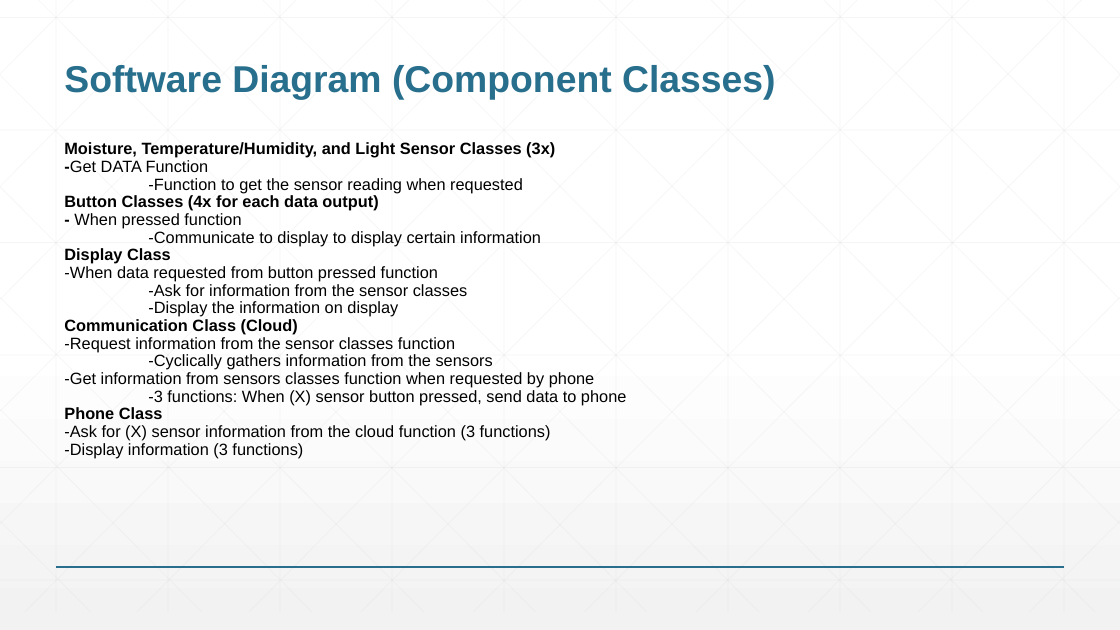
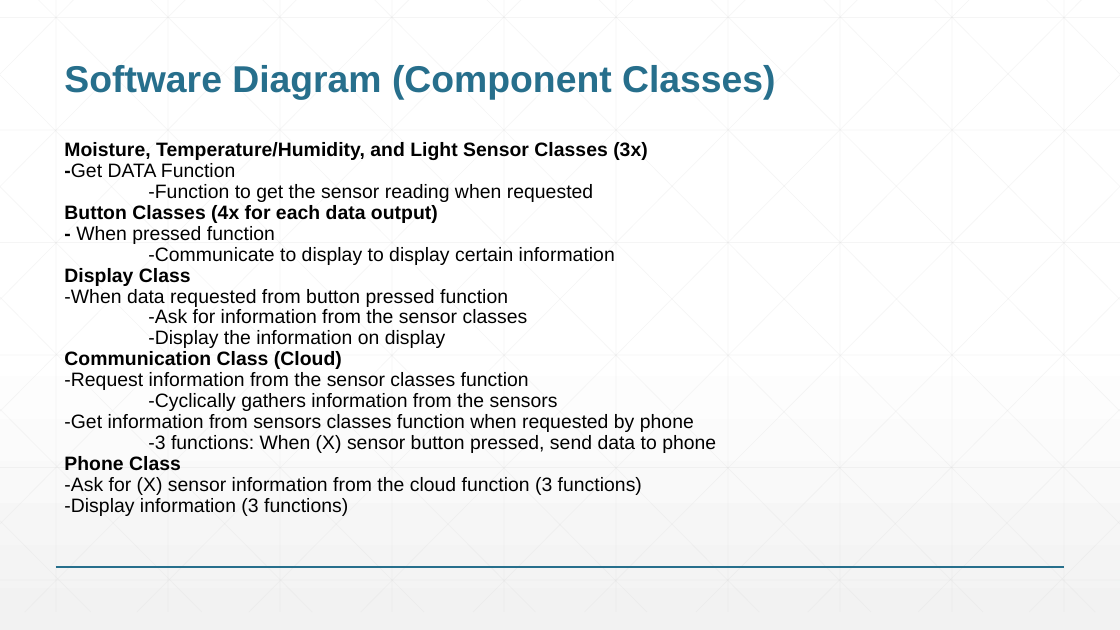
Before and after one commit to kodabdan/ENGI301, a slide deck: slide 8 of project_01/docs/Hlibok_ENGI301_project_01_proposal.pptx. Drawn at 1120x630 pixels with LibreOffice and Linux fonts; fonts in the diff are those of the drawing. Boxes give left, top, right and bottom in pixels: in the first picture for what was removed or moved away, otherwise in the second. Text is boxed around its words. In the diff, an @@ line names an element or a change of style, - is before the commit and + after.

```diff
--- a/project_01/docs/Hlibok_ENGI301_project_01_proposal.pptx
+++ b/project_01/docs/Hlibok_ENGI301_project_01_proposal.pptx
@@ text "Moisture, Temperature/Humidity, and Light Sensor ..." at (64,142,716,516): size 14 to 16.6 pt @@
```
Also in this commit, not shown: 2 other slides changed.
